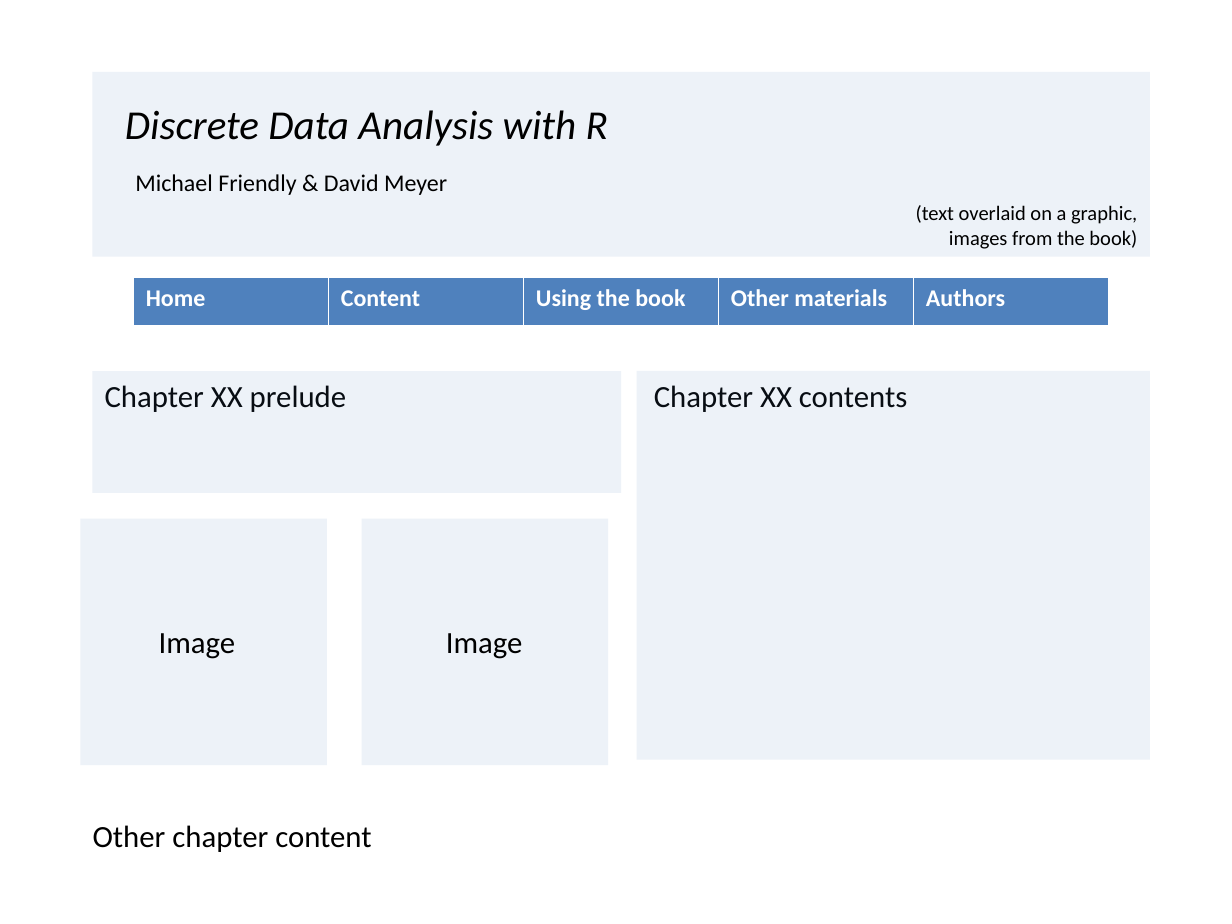
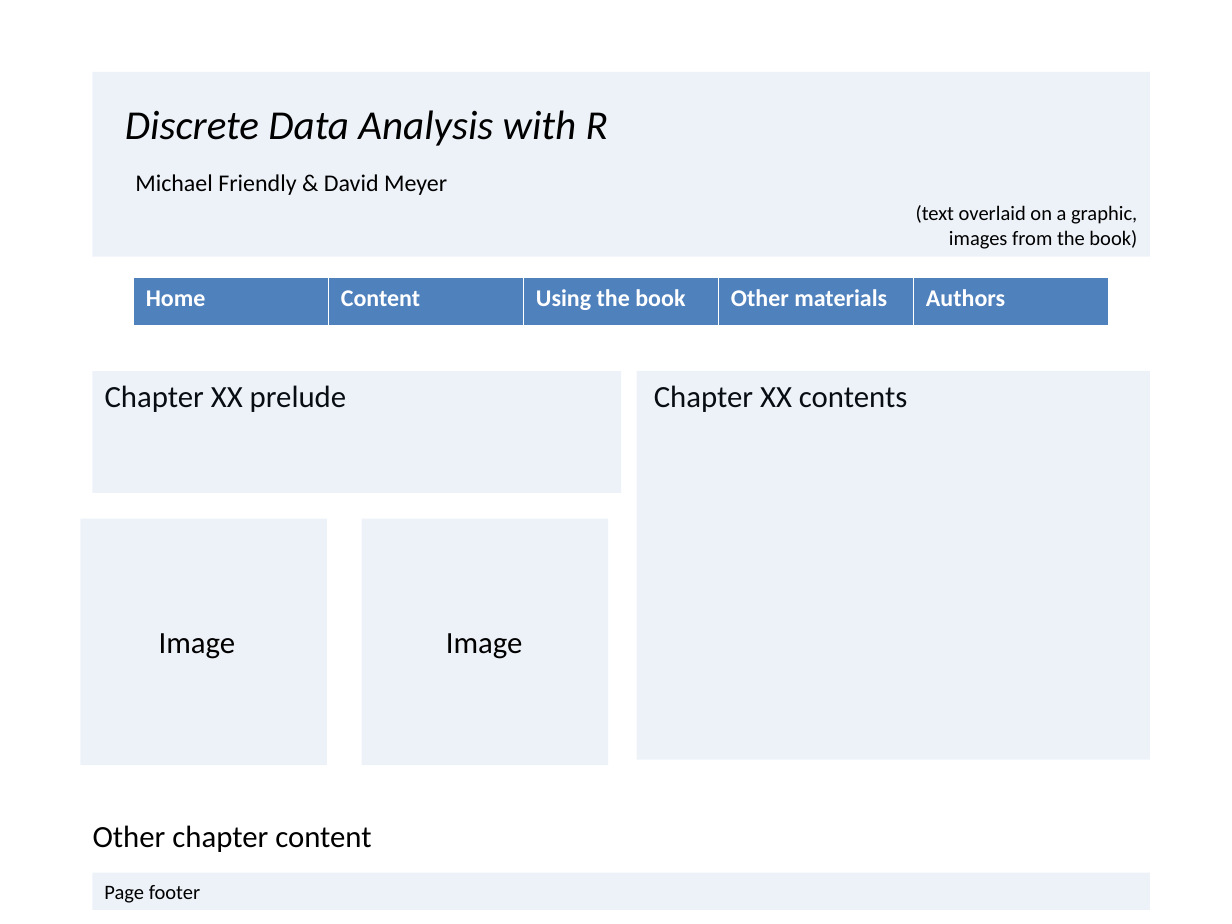
Before and after one commit to friendly/VCDR, a slide deck: slide 2 of Web/DDAR-web-mockup.pptx. Drawn at 1232x924 pixels with LibreOffice and Linux fonts; fonts in the diff are those of the drawing. Boxes give left, top, right and bottom in pixels: in the first picture for what was removed or moved away, otherwise in the second. Text is boxed around its words. In the diff, an @@ line names an element or a change of style, - is before the commit and + after.

```diff
--- a/Web/DDAR-web-mockup.pptx
+++ b/Web/DDAR-web-mockup.pptx
@@ rectangle added at (92,872,1149,909), fill #4F81BD at 10% opacity, 12 pt, text #000000 @@
+Page footer
```
Also in this commit, not shown: 7 other files.
